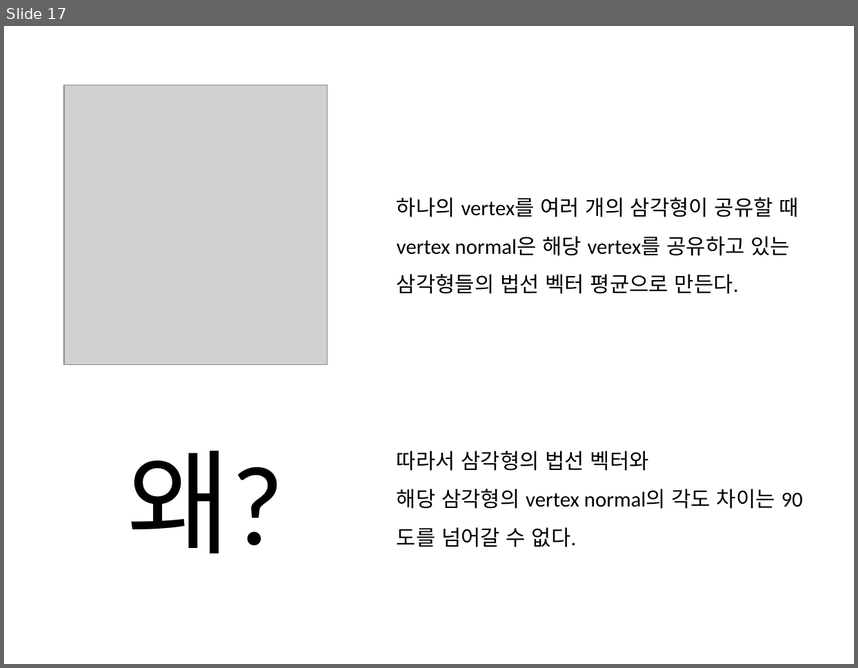
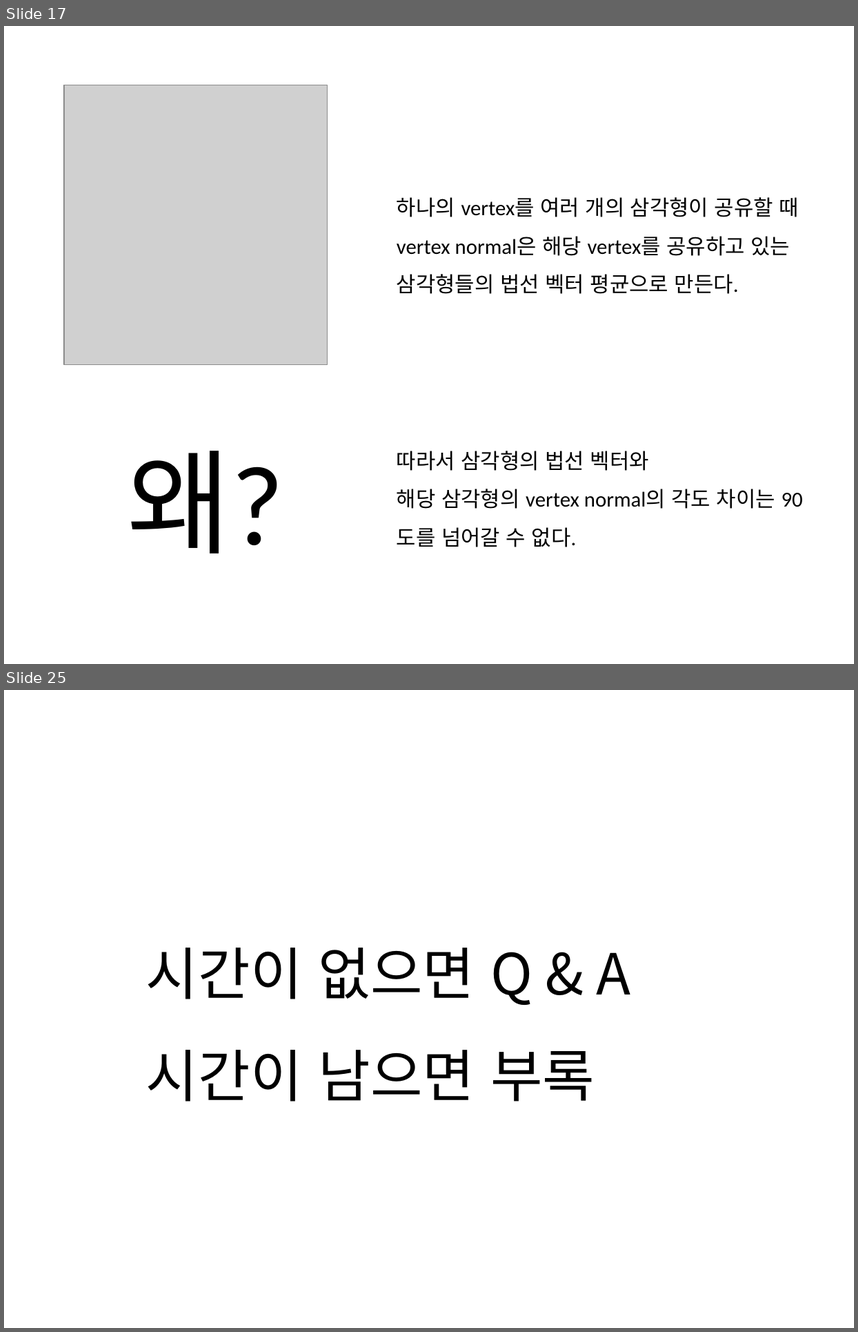
Before and after one commit to Gaia3D/MathStudy, a slide deck: Lecture_3_20170627/강의자료20170627.pptx. Shown one above the other, each under a label of ours: slide 17 before the commit, slides 17 and 25 after it; the slides between them are not shown. The pictures are 858x668 and 858x1332 pixels, drawn with LibreOffice and Linux fonts; fonts in the diff are those of the drawing; grey boxes stand for pictures. Boxes give left, top, right and bottom in pixels: in the first picture for what was removed or moved away, otherwise in the second. Text is boxed around its words. In the diff, an @@ line names an element or a change of style, - is before the commit and + after.

```diff
--- a/Lecture_3_20170627/강의자료20170627.pptx
+++ b/Lecture_3_20170627/강의자료20170627.pptx
@@ slide 25 added at (x1=4, y1=690, x2=854, y2=1328), background #FFFFFF @@
@@ text added at (x1=146, y1=947, x2=631, y2=1101), 48 pt, text #000000 @@
+시간이 없으면 Q & A
+시간이 남으면 부록
```
Also in this commit, not shown: 2 slides changed, 6 other slides added.
